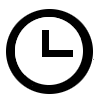
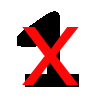
The second 100 x 100 image is a revision of the first. Changes to its layers:
hid "mine copy" over bbox(6, 9, 94, 96)
added layer "x" above "flag copy" over bbox(22, 27, 79, 85)
added layer "flag copy" above "flag" over bbox(17, 11, 79, 87)
